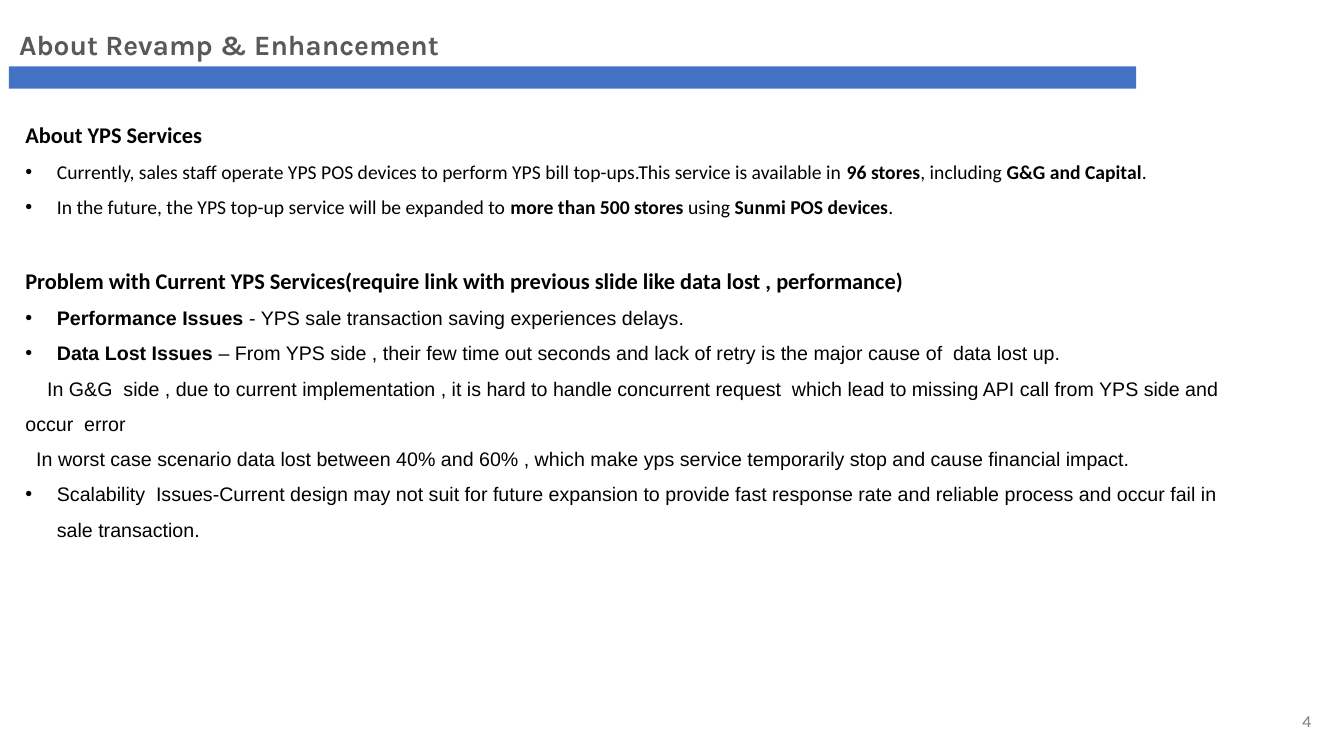
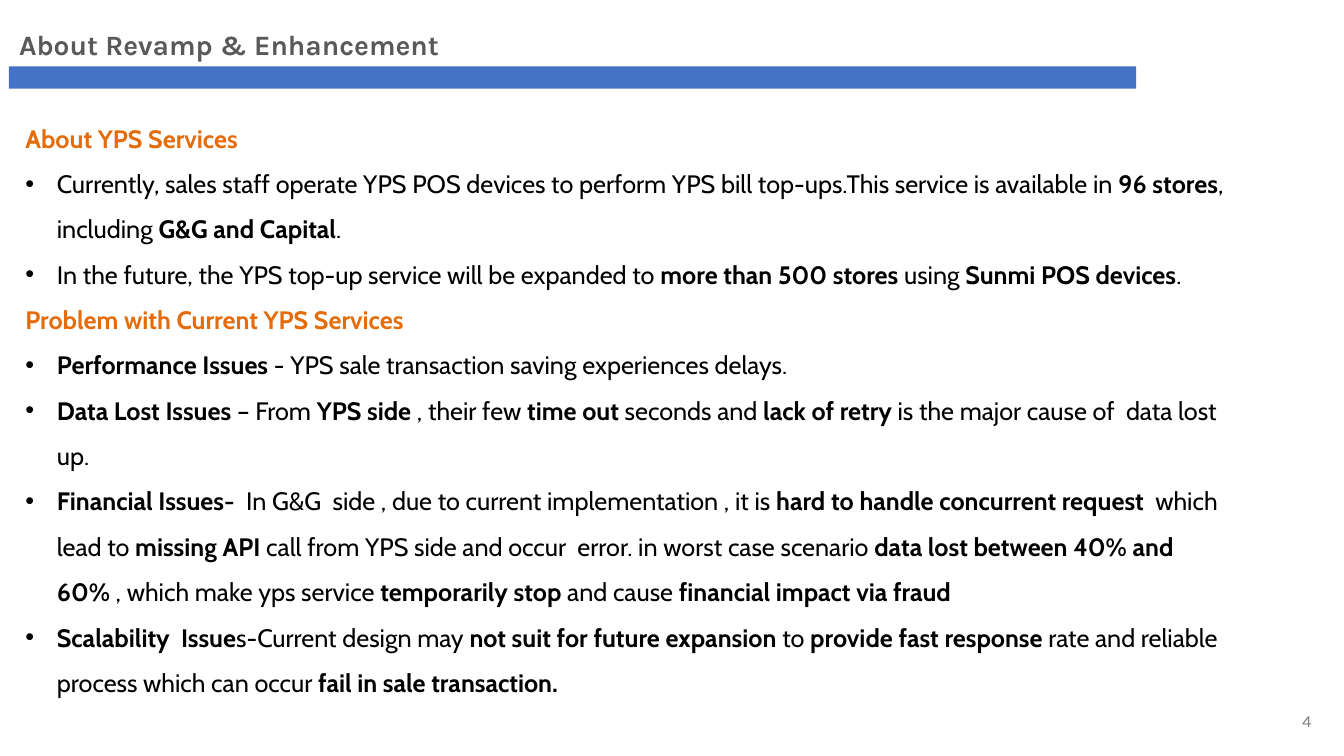
Before and after one commit to phyothuhan26/MySolutions, a slide deck: slide 4 of GandG_YPS/Presentation/G&G_Revamp_ARB.pptx. Drawn at 1344x756 pixels with LibreOffice and Linux fonts; fonts in the diff are those of the drawing; background and template pictures are left out. Boxes give left, top, right and bottom in pixels: in the first picture for what was removed or moved away, otherwise in the second. Text is boxed around its words. In the diff, an @@ line names an element or a change of style, - is before the commit and + after.

```diff
--- a/GandG_YPS/Presentation/G&G_Revamp_ARB.pptx
+++ b/GandG_YPS/Presentation/G&G_Revamp_ARB.pptx
@@ text at (25,129,1223,471): size 16 to 18 pt, text colour #000000 to #E46C0A in "About YPS Services"; font Calibri to Cabin in "About YPS Services", "Currently, sales staff operate YPS POS devices ...", "In the future, the YPS top-up service ..."; size 14 to 18 pt in "Currently, sales staff operate YPS POS devices ...", "In the future, the YPS top-up service ...", "Performance Issues - YPS sale transaction saving ...", "Data Lost Issues – From YPS side ..."; font Arial to Cabin in "Performance Issues - YPS sale transaction saving ...", "Data Lost Issues – From YPS side ..."; bold on in "YPS side time out lack of retry" @@
@@ text at (25,310,404,330): text changed; size 16 to 18 pt; font Calibri to Cabin; text colour #000000 to #E46C0A @@
-Problem with Current YPS Services(require link with previous slide like data lost , performance)
+Problem with Current YPS Services
@@ text at (57,491,1218,698): text changed; size 14 to 18 pt; font Arial to Cabin; bold on @@
-In G&G side , due to current implementation , it is hard to handle concurrent request which lead to missing API call from YPS side and occur error
-In worst case scenario data lost between 40% and 60% , which make yps service temporarily stop and cause financial impact.
-• Scalability Issues-Current design may not suit for future expansion to provide fast response rate and reliable process and occur fail in sale transaction.
+• Financial Issues- In G&G side , due to current implementation , it is hard to handle concurrent request which lead to missing API call from YPS side and occur error. in worst case scenario data lost between 40% and 60% , which make yps service temporarily stop and cause financial impact via fraud
+• Scalability Issues-Current design may not suit for future expansion to provide fast response rate and reliable process which can occur fail in sale transaction.
```
Also in this commit, not shown: 17 other slides changed, 15 slides added, 6 slides removed, 11 other files.
